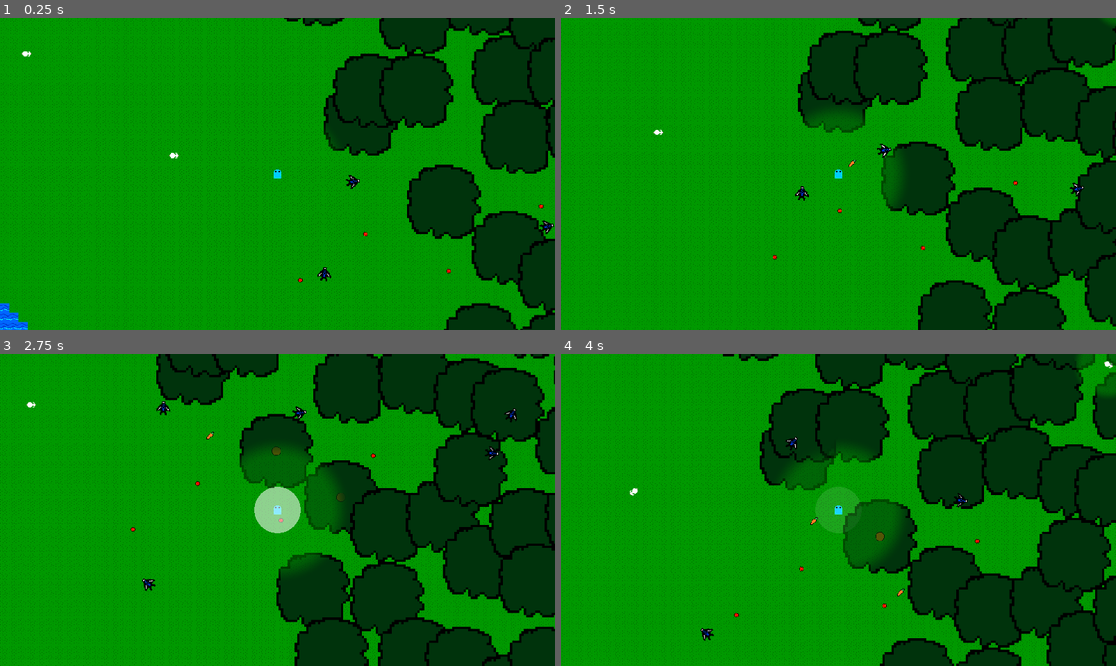
Above: before the commit, frames 1-4 (two rows, left to right).
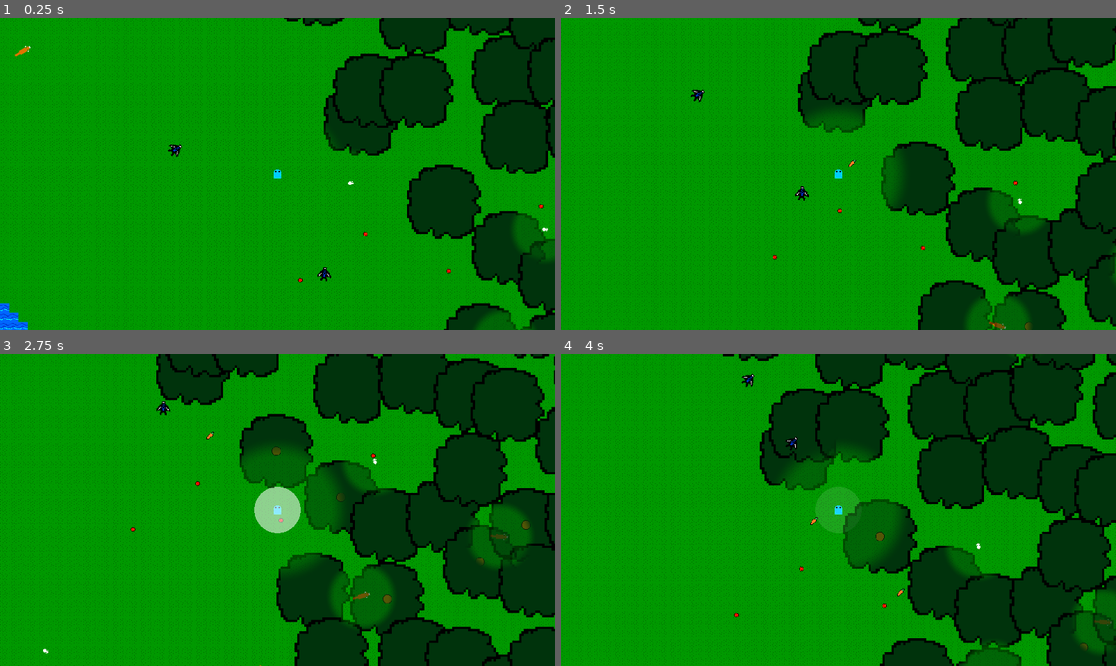
Above: after the commit, the same moments.

Repository: Kyhel/lost-in-pixels
Game: Godot game, scene res://scenes/game.tscn
Same seed, same stepped clock (60 frames per second), same inputs: the game is played once before the commit and once after it.
Inputs:
- Up to frame 1 (0.25 s): no input
- Up to frame 2 (1.5 s): hold Right (ui_right) 0.53-1.28 s; hold F (attack) 0.53-1.28 s; hold Down (ui_down) from 1.28 s (still down); tap Q (spawn_carrot) at 1.35 s
- Up to frame 3 (2.75 s): release Down (ui_down) at 2.03 s; hold Right (ui_right) from 2.03 s (still down); hold F (attack) from 2.03 s (still down)
- Up to frame 4 (4 s): release Right (ui_right) at 2.78 s; release F (attack) at 2.78 s; hold Up (ui_up) 2.78-3.53 s; tap Q (spawn_carrot) at 2.85 s; hold Left (ui_left) from 3.53 s (still down); hold F (attack) from 3.53 s (still down)

The runs differ from the first frame. In frame 1, 1.3% of the frame differs, in the area x 2-100%, y 8-100%; in frame 2, 1.9%; in frame 3, 3.7%, in the area x 4-96%, y 15-100%; in frame 4, 2.8%.

Commit message:
Add foxes
Add check for walkable tile wander target

Diff:
--- a/ai/actions/wander_action.gd
+++ b/ai/actions/wander_action.gd
@@ -9,9 +9,15 @@
 
 	if target_position == null:
 
-		var target_angle = PI * pow(randf(), 5) * signf(randf() - 0.5)
+		target_position = pick_wander_target(creature)
 
-		target_position = creature.global_position + Vector2.from_angle(target_angle + creature.rotation) * randf_range(0, wander_radius)
+		if not ChunkManager.is_walkable(target_position):
+			# retry once
+			target_position = pick_wander_target(creature)
+			if not ChunkManager.is_walkable(target_position):
+				# give up
+				target_position = null
+				return State.RUNNING
 
 		creature.movement.move_to(target_position)
 
@@ -22,3 +28,14 @@
 		return State.SUCCESS
 
 	return State.RUNNING
+
+
+func pick_wander_target(creature: Creature) -> Vector2:
+
+	var target_angle = PI * pow(randf(), 5) * signf(randf() - 0.5)
+
+	var target_rotation_vector = Vector2.from_angle(target_angle + creature.rotation)
+
+	var wander_distance = (randf() + 1) / 2 * wander_radius;
+
+	return creature.global_position + target_rotation_vector * wander_distance
--- a/ai/behaviors/trees/wander_bt.tscn
+++ b/ai/behaviors/trees/wander_bt.tscn
@@ -16,6 +16,4 @@
 
 [node name="WaitAction" type="Node" parent="BTSequence" unique_id=477125310]
 script = ExtResource("4_gqfhc")
-max_wait_time = 0.0
-min_wait_time = 0.0
 metadata/_custom_type_script = "uid://bxanopywmp2d8"
--- /dev/null
+++ b/data/actors/animals/fox.tres
@@ -0,0 +1,13 @@
+[gd_resource type="Resource" script_class="CreatureData" format=3 uid="uid://mok3qihbyai6"]
+
+[ext_resource type="Script" uid="uid://b03s60gt6mpeu" path="res://ai/goals/goal.gd" id="1_t6a1h"]
+[ext_resource type="Resource" uid="uid://dhnvy30mkocgp" path="res://ai/goals/wander_goal.tres" id="2_4xntq"]
+[ext_resource type="Script" uid="uid://clk4ii14vm1a2" path="res://actors/base/creature_data.gd" id="2_ovces"]
+[ext_resource type="Texture2D" uid="uid://dmi7t3bssgqpn" path="res://assets/creatures/fox.png" id="3_ovces"]
+
+[resource]
+script = ExtResource("2_ovces")
+sprite = ExtResource("3_ovces")
+goals = Array[ExtResource("1_t6a1h")]([ExtResource("2_4xntq")])
+size = 32
+metadata/_custom_type_script = "uid://clk4ii14vm1a2"
--- a/data/actors/animals/rabbit.tres
+++ b/data/actors/animals/rabbit.tres
@@ -12,6 +12,7 @@
 sprite = ExtResource("6_bg2f0")
 sensor_scenes = Array[PackedScene]([ExtResource("5_q2khm")])
 goals = Array[ExtResource("1_dp7fp")]([ExtResource("2_dtyic"), ExtResource("3_a2dy0")])
+size = 12
 hop_multiplier = 0.5
 movement_types = Array[int]([0])
 metadata/_custom_type_script = "uid://clk4ii14vm1a2"
--- a/managers/entities_manager.gd
+++ b/managers/entities_manager.gd
@@ -6,11 +6,13 @@
 var wandering_bird_data: CreatureData = preload("res://data/actors/animals/wandering_bird.tres") as CreatureData
 var big_wandering_data: CreatureData = preload("res://data/actors/animals/big_wandering.tres") as CreatureData
 var rabbit_data: CreatureData = preload("res://data/actors/animals/rabbit.tres") as CreatureData
+var fox_data: CreatureData = preload("res://data/actors/animals/fox.tres") as CreatureData
 
 var creature_data_list := [
 	wandering_bird_data,
 	# big_wandering_data,
 	rabbit_data,
+	fox_data,
 	]
 
 func on_chunk_unloaded(chunk: Vector2i):
--- a/world/chunk_manager.gd
+++ b/world/chunk_manager.gd
@@ -121,6 +121,10 @@
 	var def := get_tile_def_from_world_pos(world_pos)
 	return def.get("walk_speed", 1.0)
 
+func is_walkable(world_pos: Vector2) -> bool:
+	var def := get_tile_def_from_world_pos(world_pos)
+	return def.get("walkable", false)
+
 func reveal_around_player(player_pos):
 
 	var tile_pos = Vector2i(
Binary file added: assets/creatures/fox.png
Not shown, added: assets/creatures/fox.png.import
Binary file changed: assets/creatures/rabbit.png
